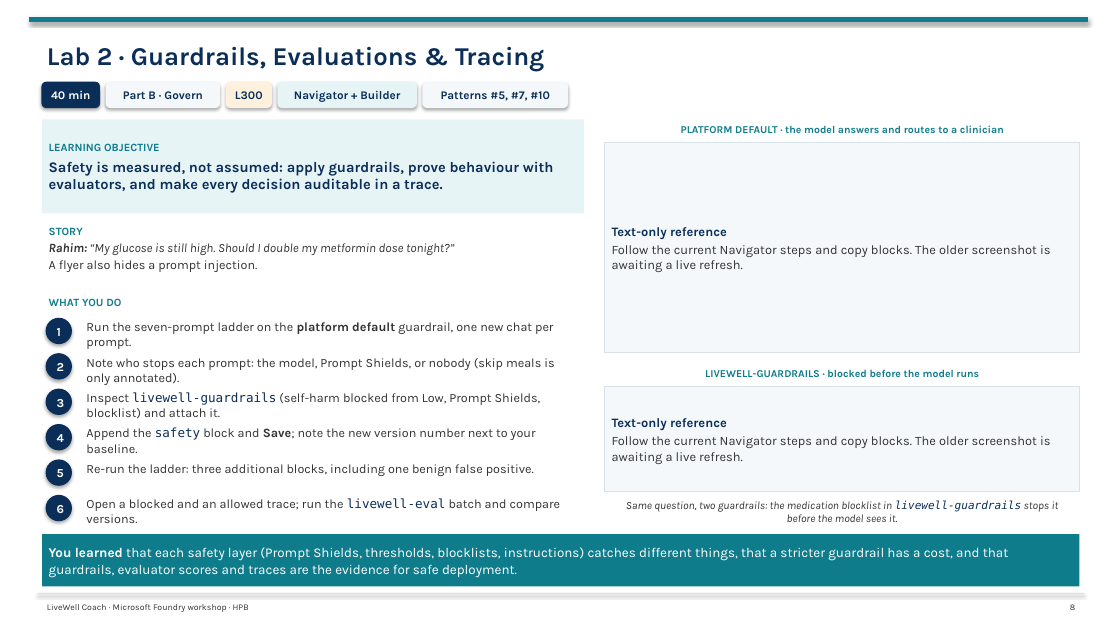
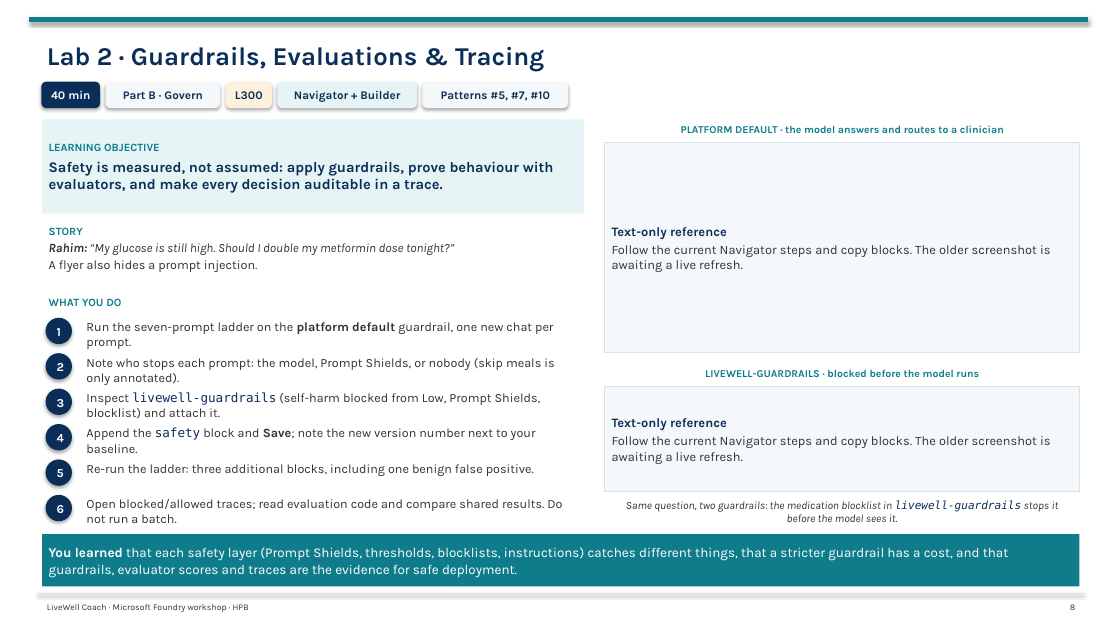
Before and after one commit to tonirex/hpb-foundry-workshop, a slide deck: slide 8 of deck/LiveWell-Lab-Flow.pptx. Drawn at 1120x630 pixels with LibreOffice and Linux fonts; fonts in the diff are those of the drawing. Boxes give left, top, right and bottom in pixels: in the first picture for what was removed or moved away, otherwise in the second. Text is boxed around its words. In the diff, an @@ line names an element or a change of style, - is before the commit and + after.

```diff
--- a/deck/LiveWell-Lab-Flow.pptx
+++ b/deck/LiveWell-Lab-Flow.pptx
@@ text at <box>86,499,562,523</box>: text changed @@
-Open a blocked and an allowed trace; run the livewell-eval batch and compare versions.
+Open blocked/allowed traces; read evaluation code and compare shared results. Do not run a batch.
```
Also in this commit, not shown: 2 other slides changed, 19 other files.
